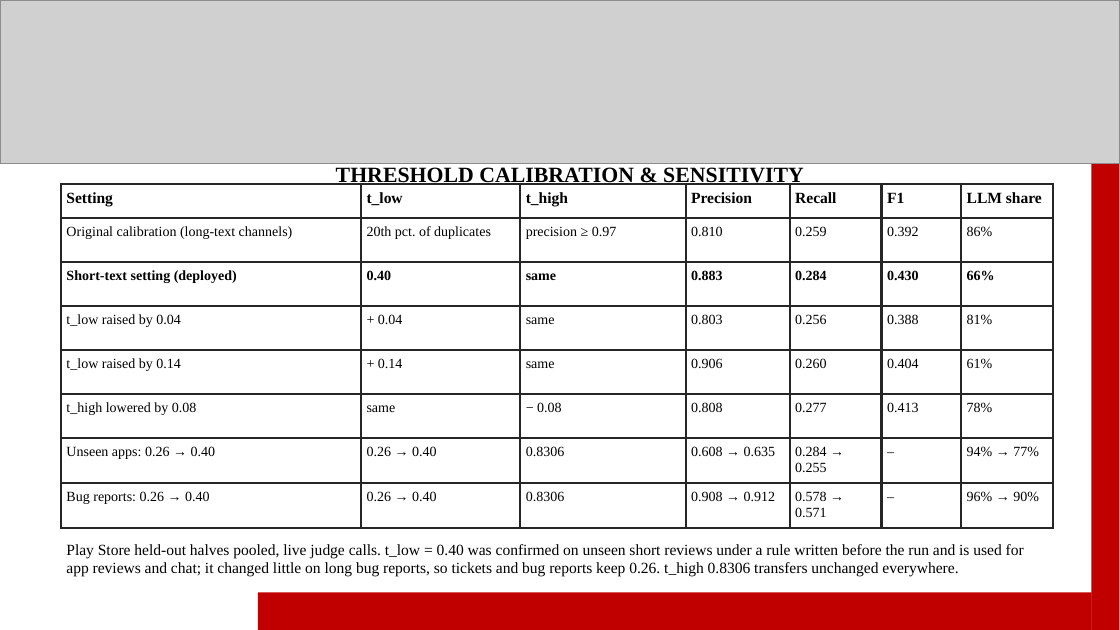
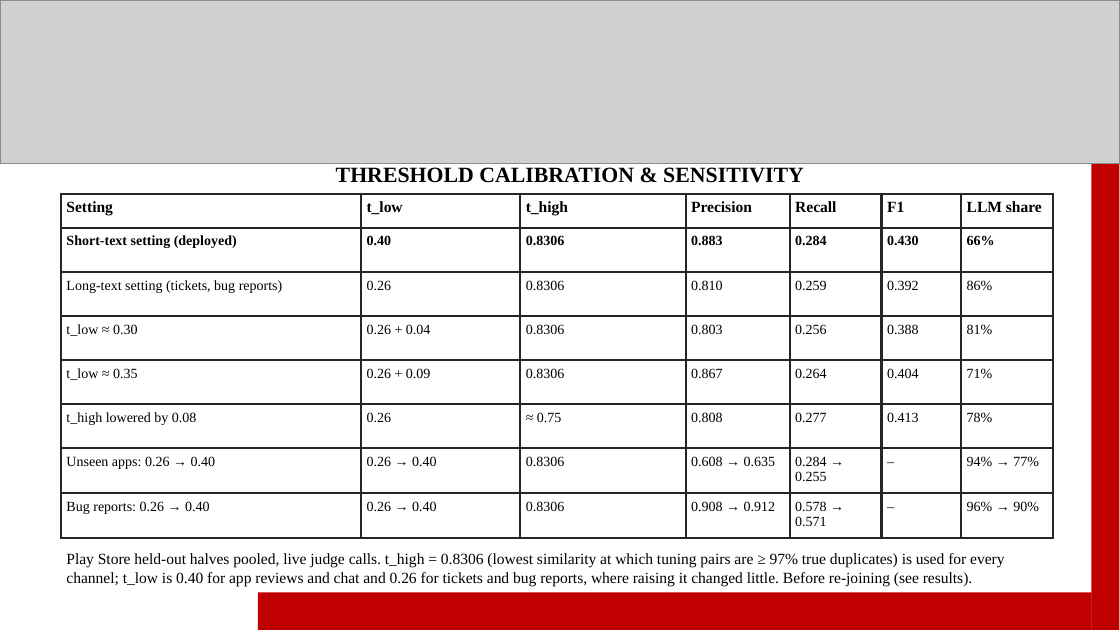
Before and after one commit to sanyyyyoo/InsightDesk, a slide deck: slide 14 of reports/ppt/InsightDesk_final.pptx (slide 12 before the commit). Drawn at 1120x630 pixels with LibreOffice and Linux fonts; fonts in the diff are those of the drawing; grey boxes stand for pictures. Boxes give left, top, right and bottom in pixels: in the first picture for what was removed or moved away, otherwise in the second. Text is boxed around its words. In the diff, an @@ line names an element or a change of style, - is before the commit and + after.

```diff
--- a/reports/ppt/InsightDesk_final.pptx
+++ b/reports/ppt/InsightDesk_final.pptx
@@ table at (60, 194, 1053, 536) @@
-row 2: Original calibration (long-text channels) | 20th pct. of duplicates | precision ≥ 0.97 | 0.810 | 0.259 | 0.392 | 86%
+row 2: Short-text setting (deployed) | 0.40 | 0.8306 | 0.883 | 0.284 | 0.430 | 66%
-row 3: Short-text setting (deployed) | 0.40 | same | 0.883 | 0.284 | 0.430 | 66%
+row 3: Long-text setting (tickets, bug reports) | 0.26 | 0.8306 | 0.810 | 0.259 | 0.392 | 86%
-row 4: t_low raised by 0.04 | + 0.04 | same | 0.803 | 0.256 | 0.388 | 81%
+row 4: t_low ≈ 0.30 | 0.26 + 0.04 | 0.8306 | 0.803 | 0.256 | 0.388 | 81%
-row 5: t_low raised by 0.14 | + 0.14 | same | 0.906 | 0.260 | 0.404 | 61%
+row 5: t_low ≈ 0.35 | 0.26 + 0.09 | 0.8306 | 0.867 | 0.264 | 0.404 | 71%
-row 6, column 2: same
+row 6, column 2: 0.26
-row 6, column 3: − 0.08
+row 6, column 3: ≈ 0.75
@@ table: place and size @@
-table at (60, 184, 1053, 526)
+table at (60, 194, 1053, 536)
@@ text at (66, 553, 1004, 587): text changed @@
-Play Store held-out halves pooled, live judge calls. t_low = 0.40 was confirmed on unseen short reviews under a rule written before the run and is used for app reviews and chat; it changed little on long bug reports, so tickets and bug reports keep 0.26. t_high 0.8306 transfers unchanged everywhere.
+Play Store held-out halves pooled, live judge calls. t_high = 0.8306 (lowest similarity at which tuning pairs are ≥ 97% true duplicates) is used for every channel; t_low is 0.40 for app reviews and chat and 0.26 for tickets and bug reports, where raising it changed little. Before re-joining (see results).
```
Also in this commit, not shown: 11 other slides changed, 4 other files.
